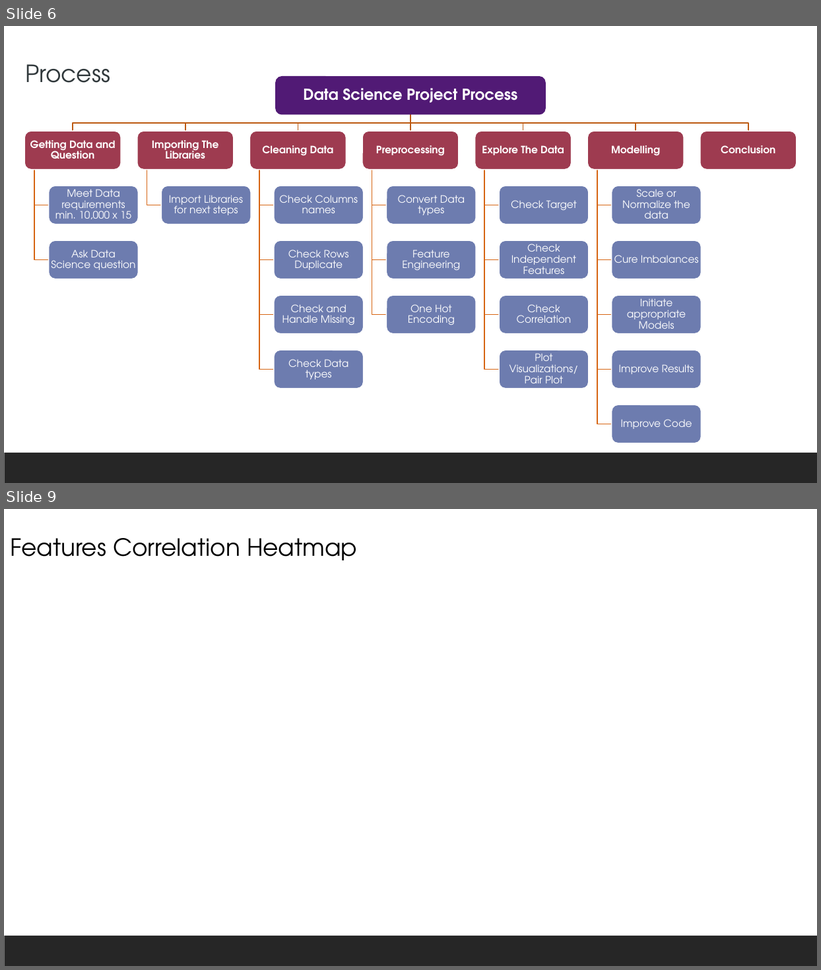
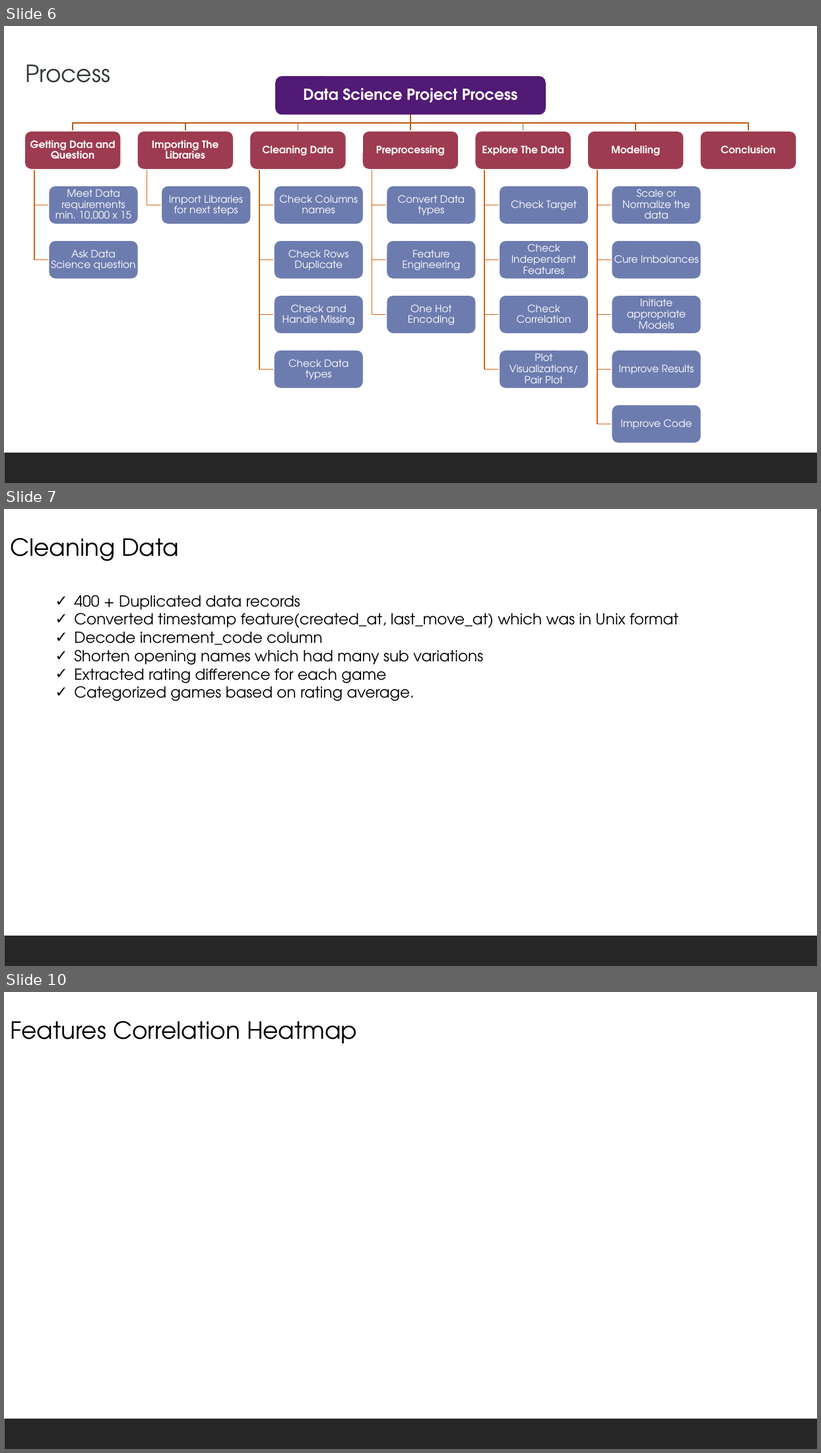
Before and after one commit to salemeid/Tuwaiq-DS-my-project, a slide deck: My_presentation_chess.pptx. Shown one above the other, each under a label of ours: slides 6 and 9 before the commit, slides 6, 7 and 10 after it; the slides between them are not shown. The pictures are 821x970 and 821x1453 pixels, drawn with LibreOffice and Linux fonts; fonts in the diff are those of the drawing; background and template pictures are left out. Boxes give left, top, right and bottom in pixels: in the first picture for what was removed or moved away, otherwise in the second. Text is boxed around its words. In the diff, an @@ line names an element or a change of style, - is before the commit and + after.

```diff
--- a/My_presentation_chess.pptx
+++ b/My_presentation_chess.pptx
@@ slide 7 added at [4,509,817,966], background #FFFFFF; not listed: 1 template element that a slide beside it also shows @@
@@ text added at [10,538,179,561], 28 pt, text #000000 @@
+Cleaning Data
@@ text added at [74,595,679,701], 18 pt, text #000000 @@
+✓ 400 + Duplicated data records
+✓ Converted timestamp feature(created_at, last_move_at) which was in Unix format
+✓ Decode increment_code column
+✓ Shorten opening names which had many sub variations
+✓ Extracted rating difference for each game
+✓ Categorized games based on rating average.
@@ what was slide 9 is now slide 10 @@
```
Also in this commit, not shown: 5 slides changed, 2 other slides added, 2 slides removed, 4 other files.
